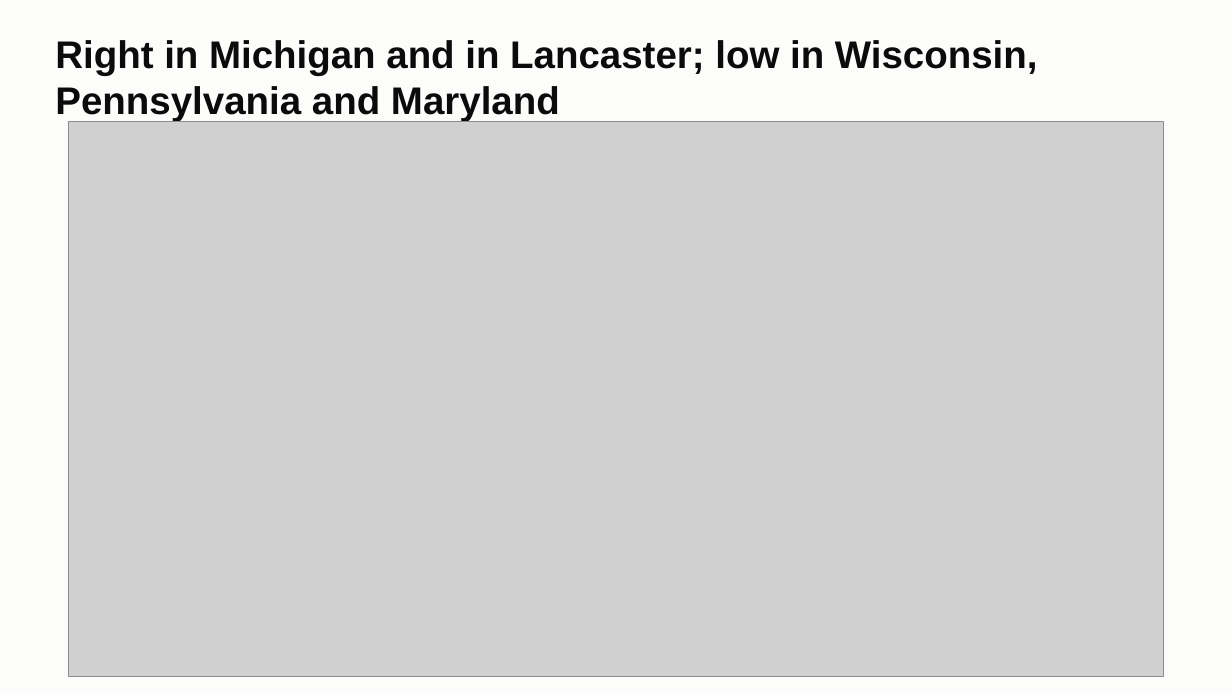
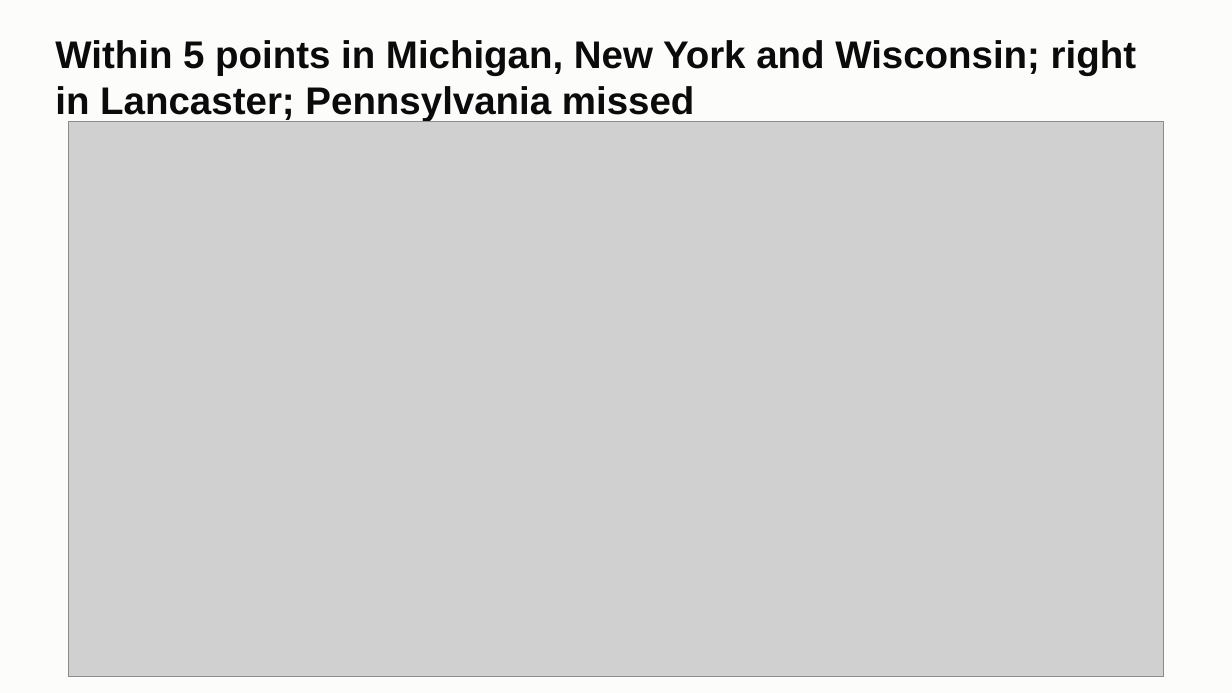
Before and after one commit to ChenSiyun1234/FieldVision, a slide deck: slide 6 of handoff/presentation/FieldVision_model_story.pptx. Drawn at 1232x693 pixels with LibreOffice and Linux fonts; fonts in the diff are those of the drawing; grey boxes stand for pictures. Boxes give left, top, right and bottom in pixels: in the first picture for what was removed or moved away, otherwise in the second. Text is boxed around its words. In the diff, an @@ line names an element or a change of style, - is before the commit and + after.

Commit message:
Final deck: five clean tests, four within 5 points; New York 2025 on the scoreboard

```diff
--- a/handoff/presentation/FieldVision_model_story.pptx
+++ b/handoff/presentation/FieldVision_model_story.pptx
@@ title at box(55, 40, 1136, 121): text changed @@
-Right in Michigan and in Lancaster; low in Wisconsin, Pennsylvania and Maryland
+Within 5 points in Michigan, New York and Wisconsin; right in Lancaster; Pennsylvania missed
```
Also in this commit, not shown: 4 other slides changed, 2 other files.
